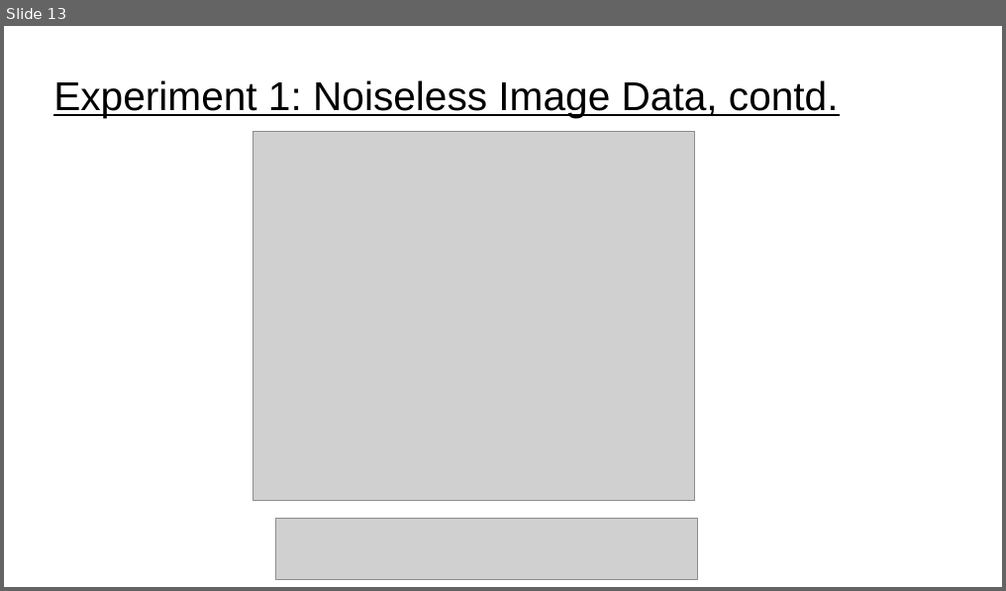
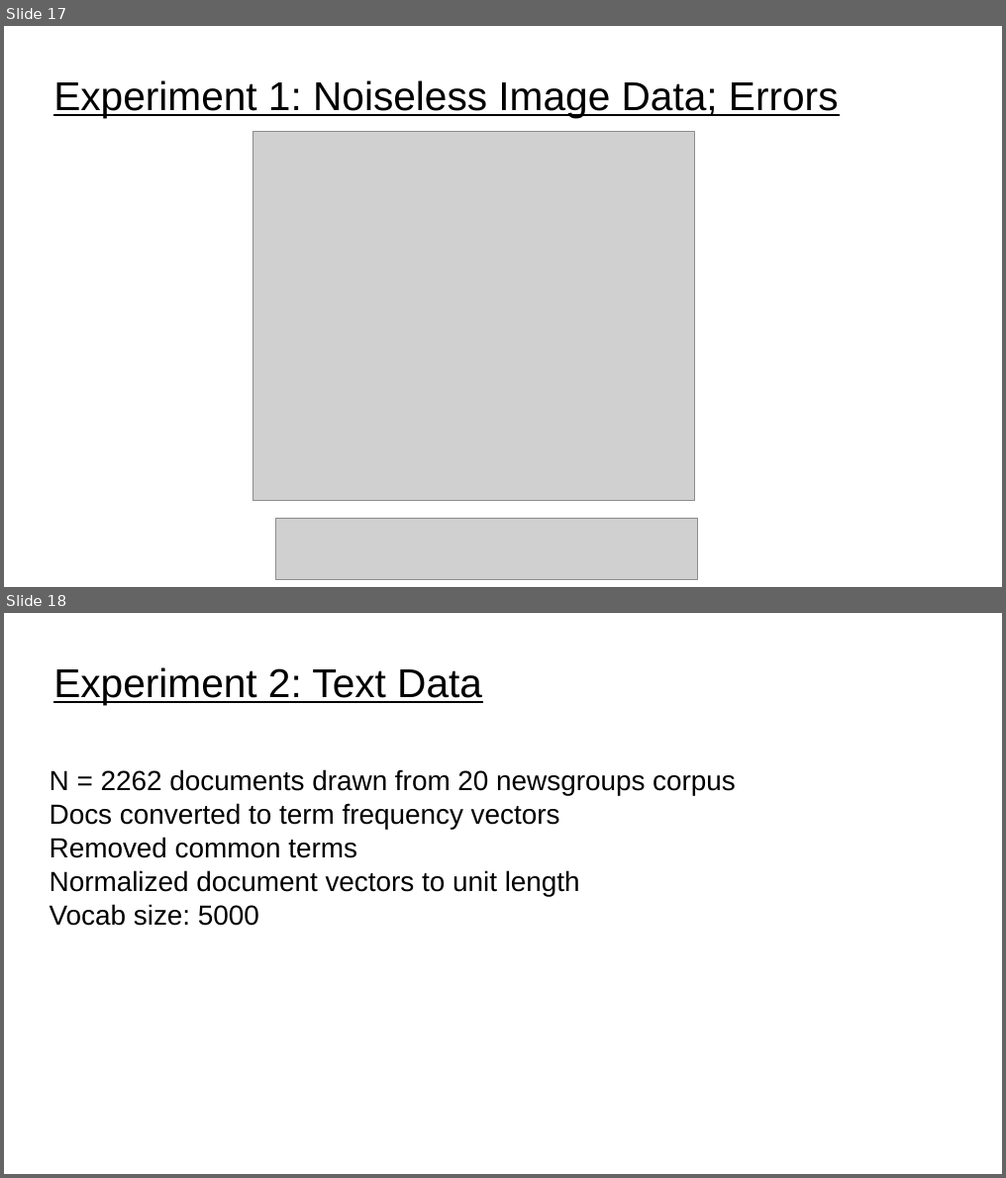
Before and after one commit to UVADS/distributed_computing, a slide deck: 12_vector_store/random_projection.ppt. Shown one above the other, each under a label of ours: slide 13 before the commit, slides 17 and 18 after it. The pictures are 1006x591 and 1006x1178 pixels, drawn with LibreOffice and Linux fonts; fonts in the diff are those of the drawing; grey boxes stand for pictures. Boxes give left, top, right and bottom in pixels: in the first picture for what was removed or moved away, otherwise in the second. Text is boxed around its words. In the diff, an @@ line names an element or a change of style, - is before the commit and + after.

```diff
--- a/12_vector_store/random_projection.ppt
+++ b/12_vector_store/random_projection.ppt
@@ slide 18 added at bbox=[4, 613, 1002, 1174], background #FFFFFF @@
@@ title added at bbox=[54, 667, 482, 705], 32 pt, text #000000, underline @@
+Experiment 2: Text Data
@@ subtitle added at bbox=[50, 775, 736, 926], 22 pt, text #000000 @@
+N = 2262 documents drawn from 20 newsgroups corpus
+Docs converted to term frequency vectors
+Removed common terms
+Normalized document vectors to unit length
+Vocab size: 5000
@@ what was slide 13 is now slide 17 @@
@@ slide 17 changed as well @@
@@ title at bbox=[54, 80, 839, 118]: text changed @@
-Experiment 1: Noiseless Image Data, contd.
+Experiment 1: Noiseless Image Data; Errors
```
Also in this commit, not shown: 6 other slides changed, 4 other slides added, 3 other files.
